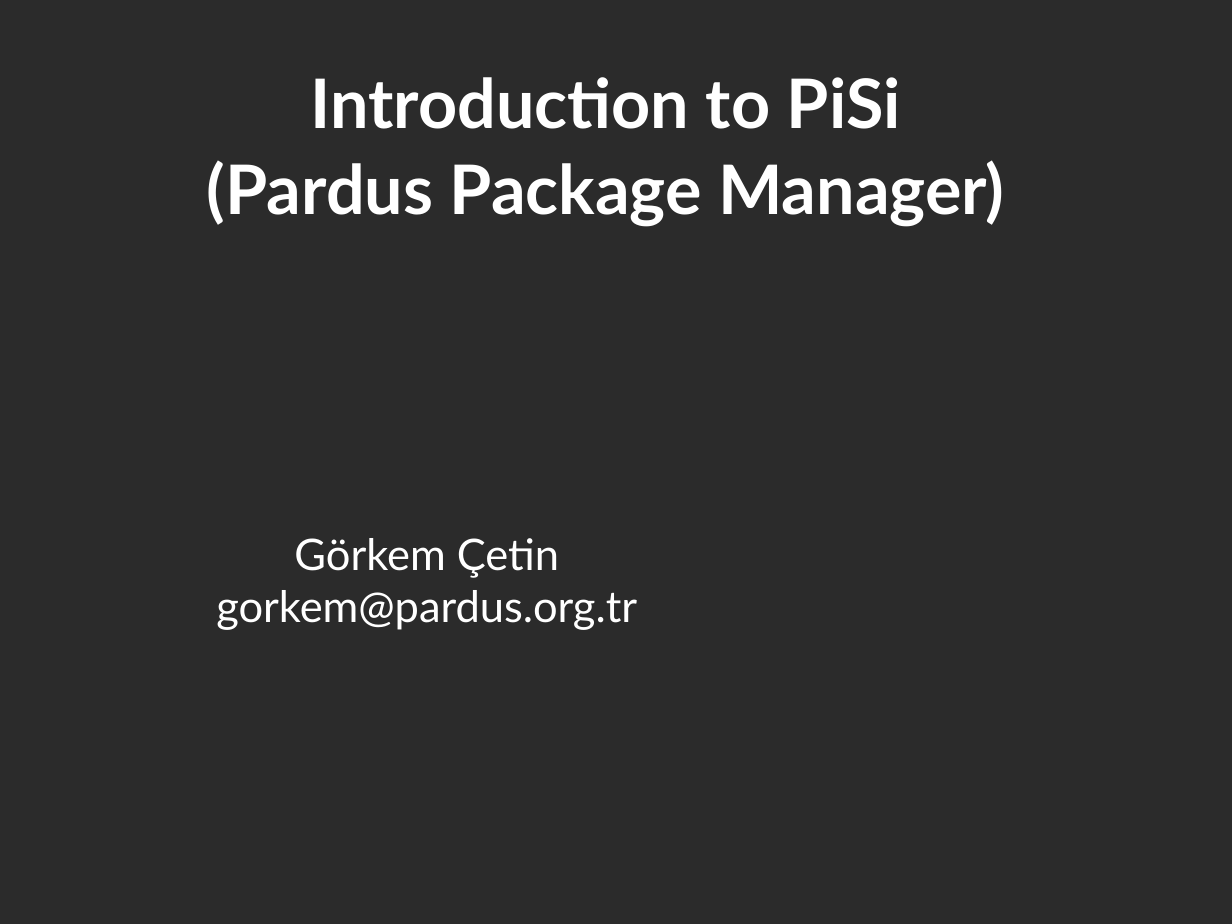
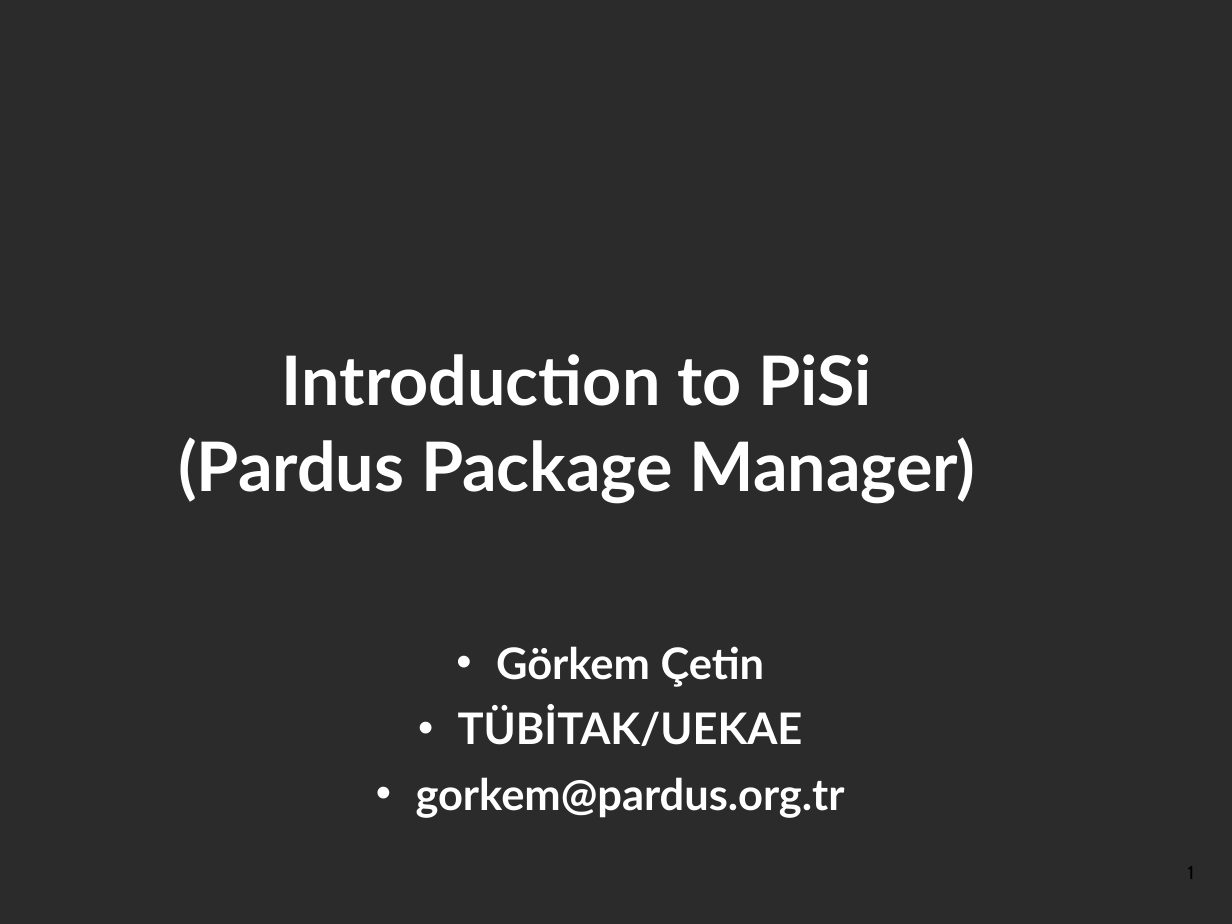
Before and after one commit to pars-linux/uludag, a slide deck: slide 1 of promotion/presentations/PardusGenel/introduction-to-pisi.odp. Drawn at 1232x924 pixels with LibreOffice and Linux fonts; fonts in the diff are those of the drawing; background and template pictures are left out; a plain dark background stands for a picture behind light text. Boxes give left, top, right and bottom in pixels: in the first picture for what was removed or moved away, otherwise in the second. Text is boxed around its words. In the diff, an @@ line names an element or a change of style, - is before the commit and + after.

```diff
--- a/promotion/presentations/PardusGenel/introduction-to-pisi.odp
+++ b/promotion/presentations/PardusGenel/introduction-to-pisi.odp
@@ title "Introduction to PiSi (Pardus Package ...": place and size @@
-title "Introduction to PiSi (Pardus Package ..." at [207, 77, 1004, 227]
+title "Introduction to PiSi (Pardus Package ..." at [178, 354, 975, 504]
@@ text "Görkem Çetin": place and size @@
-text "Görkem Çetin" at [216, 538, 637, 630]
+text "Görkem Çetin" at [416, 646, 845, 818]
@@ text at [416, 646, 845, 818]: bold on in "Görkem Çetin", "gorkem@pardus.org.tr"; bullet none to •; line spacing 33.5pt to 1.05; more space between paragraphs @@
@@ text at [458, 707, 803, 746]: paragraph added @@
+• TÜBİTAK/UEKAE
@@ page number added at [1188, 866, 1195, 879], 12 pt, text #000000 @@
+1
```
Also in this commit, not shown: 13 other slides changed, 1 slide added.
